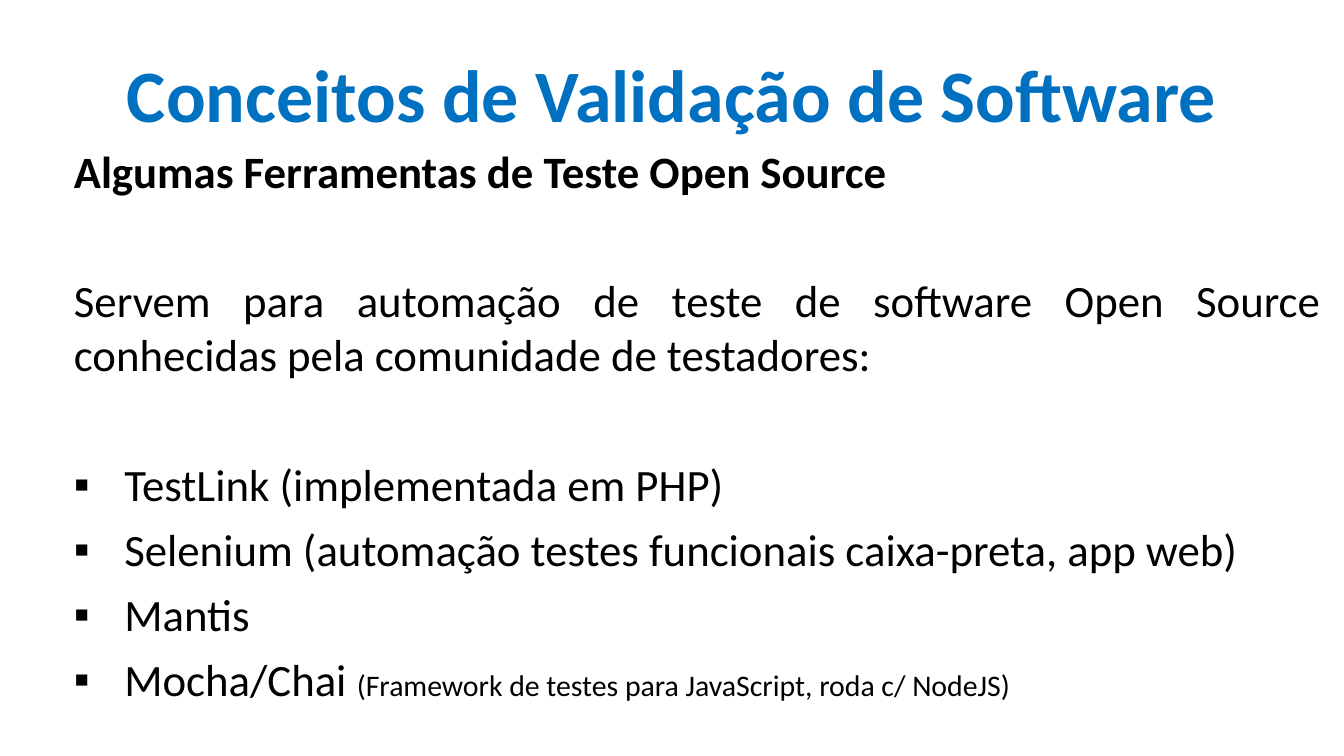
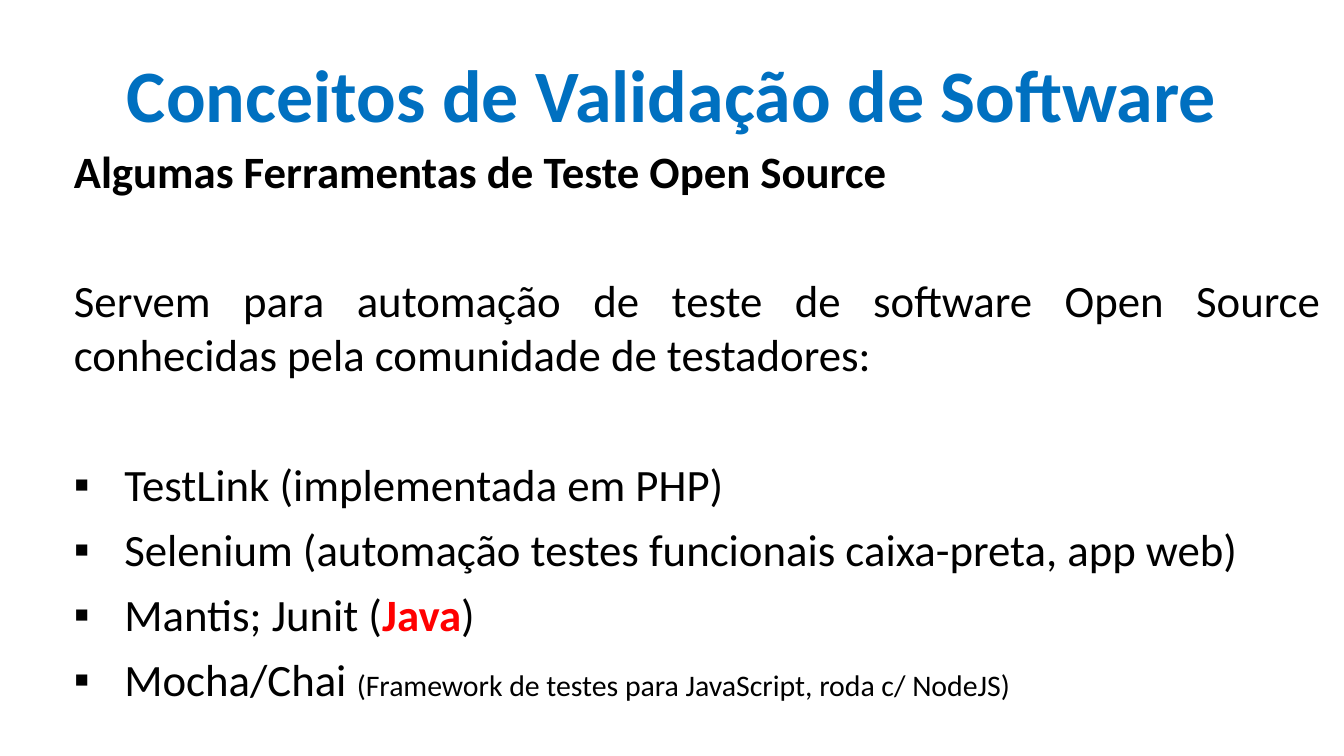
Before and after one commit to CloudEducationBrazil/WydenEngenhariaDeSoftware, a slide deck: slide 8 of 01 Classes/Aulas 07 e 08 Conceitos de Validação Software e TDD.pptx. Drawn at 1344x756 pixels with LibreOffice and Linux fonts; fonts in the diff are those of the drawing; background and template pictures are left out. Boxes give left, top, right and bottom in pixels: in the first picture for what was removed or moved away, otherwise in the second. Text is boxed around its words. In the diff, an @@ line names an element or a change of style, - is before the commit and + after.

Commit message:
aulas ppt Eng Software

```diff
--- a/01 Classes/Aulas 07 e 08 Conceitos de Validação Software e TDD.pptx
+++ b/01 Classes/Aulas 07 e 08 Conceitos de Validação Software e TDD.pptx
@@ text at [124,598,474,637]: text changed @@
-▪ Mantis
+▪ Mantis; Junit (Java)
```
Also in this commit, not shown: 3 other slides changed, 1 slide added, 1 other file.
